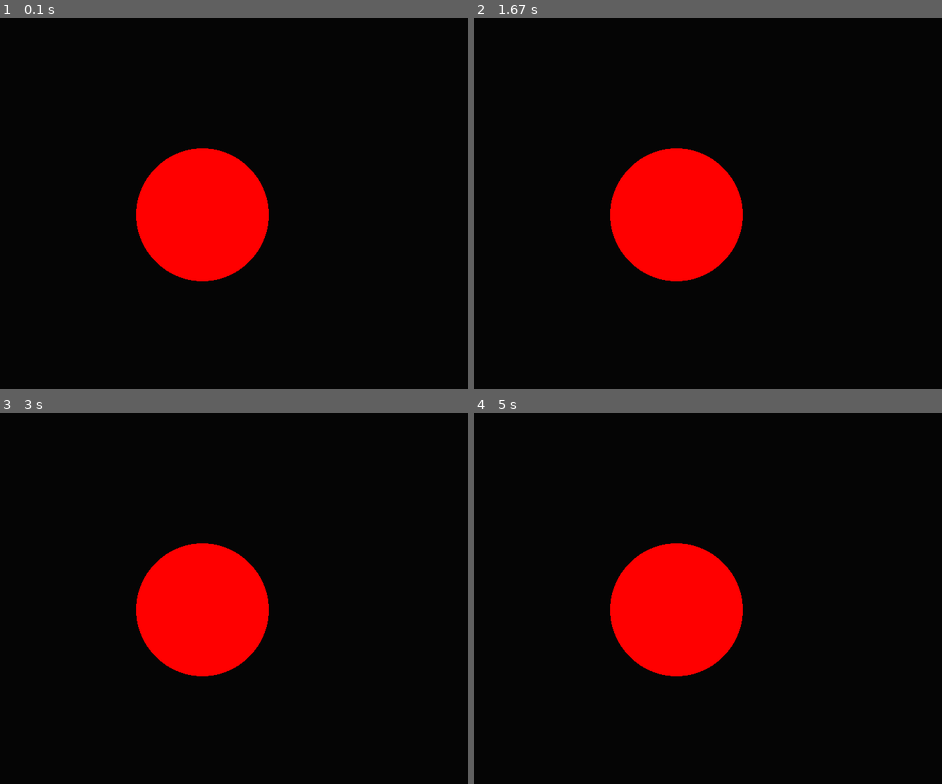
Above: before the commit, frames 1-4 (two rows, left to right).
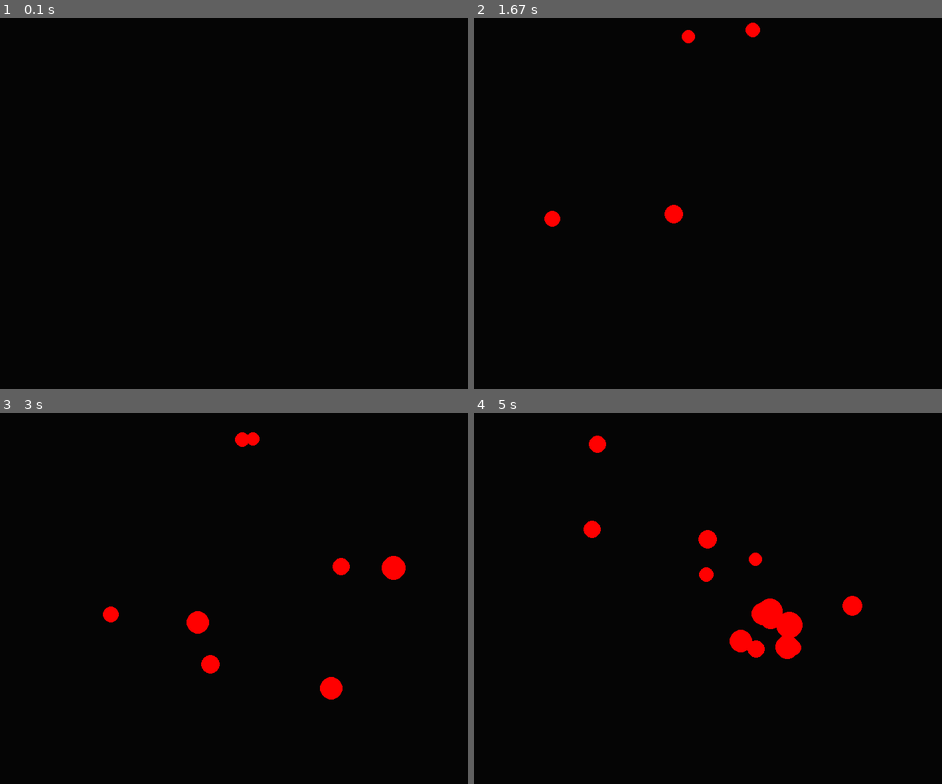
Above: after the commit, the same moments.

Repository: hippyclipper/pygame_graphics
Game: pygame game, started from src/gravity.py
Same seed, same stepped clock (60 frames per second), same inputs: the game is played once before the commit and once after it.
Inputs (mouse positions are in pixels of both pictures, inside the frame that each line leads up to):
- Up to frame 1 (0.1 s): no input
- Up to frame 2 (1.67 s): click (675, 214) at 0.38 s; click (548, 218) at 0.72 s; click (754, 29) at 1.05 s; click (689, 36) at 1.38 s
- Up to frame 3 (3 s): click (210, 665) at 1.72 s; click (336, 694) at 2.05 s; click (341, 565) at 2.38 s; click (397, 568) at 2.72 s
- Up to frame 4 (5 s): click (862, 713) at 3.05 s; click (698, 587) at 3.38 s; click (558, 516) at 3.72 s; click (820, 665) at 4.05 s; click (595, 435) at 4.38 s; click (862, 602) at 4.72 s

The runs differ from the first frame. In frame 1, 8.0% of the frame differs, in the area x 29-58%, y 35-71%; in frame 2, 8.1%; in frame 3, 8.5%; in frame 4, 9.7%, in the area x 23-83%, y 6-71%.

Commit message:
working gravity

Diff:
--- a/src/gravity.py
+++ b/src/gravity.py
@@ -2,6 +2,8 @@
 import random
 import math
 
+LEFT_MOUSE = 1
+RIGHT_MOUSE = 3
 screenScale = 8
 width = int(100 * screenScale)
 height = width
@@ -17,13 +19,70 @@
 COLORLIST = [RED, GREEN, BLUE]
 done = False
 
+# F = G ( m1*m2/r**2 )
+# F = m*a
+# a = m / F
+# v += a
+
+class Body:
+
+    def __init__(self,x,y,r):
+        self.density = 1
+        self.x = x
+        self.y = y
+        self.v = [0,0]
+        self.r = r
+        self.m = math.pi * r**2 * self.density
+        self.color = RED
+
+    def update(self):
+        self.x += self.v[0]
+        self.y += self.v[1]
+
+    def draw(self):
+        pygame.draw.circle(screen, self.color, (self.x, self.y), self.r)
+
+
+def collide(mover, moved):
+    G = .1
+    massProduct = mover.m * moved.m
+    distance = max(mover.r+moved.r, pygame.math.Vector2(mover.x, mover.y).distance_to((moved.x, moved.y)))
+    F = G * (massProduct/distance**2)
+    dx = mover.x - moved.x
+    dy = mover.y - moved.y
+    vx = (dx/distance)*(F/moved.m)
+    vy = (dy/distance)*(F/moved.m)
+    moved.v[0] += vx
+    moved.v[1] += vy
+
+#numBodies = 10
+#bodies = [Body(random.randint(0, width), random.randint(0, height), random.randint(10,20)) for x in range(numBodies)]
+#body1 = Body(width//2, height//2, 25)
+#body2 = Body(width//2-100, height//2+303, 25)
+bodies = []
+x, y = 0, 0
 while not done:
 
     for event in pygame.event.get():
+
         if event.type == pygame.QUIT:
             done = True
+        if event.type == pygame.MOUSEBUTTONDOWN and event.button ==  LEFT_MOUSE:
+            x, y = pygame.mouse.get_pos()
+            bodies.append(Body(x, y, random.randint(10,20)))
 
-    pygame.draw.circle(screen, RED, (width//2, height//2), 100)
+
+    for x in bodies:
+        for y in bodies:
+            if x == y:
+                continue
+            else:
+                collide(x, y)
+                collide(y, x)
+    for x in bodies:
+        x.update()
+    for x in bodies:
+        x.draw()
 
     pygame.display.flip()
     clock.tick(60)
